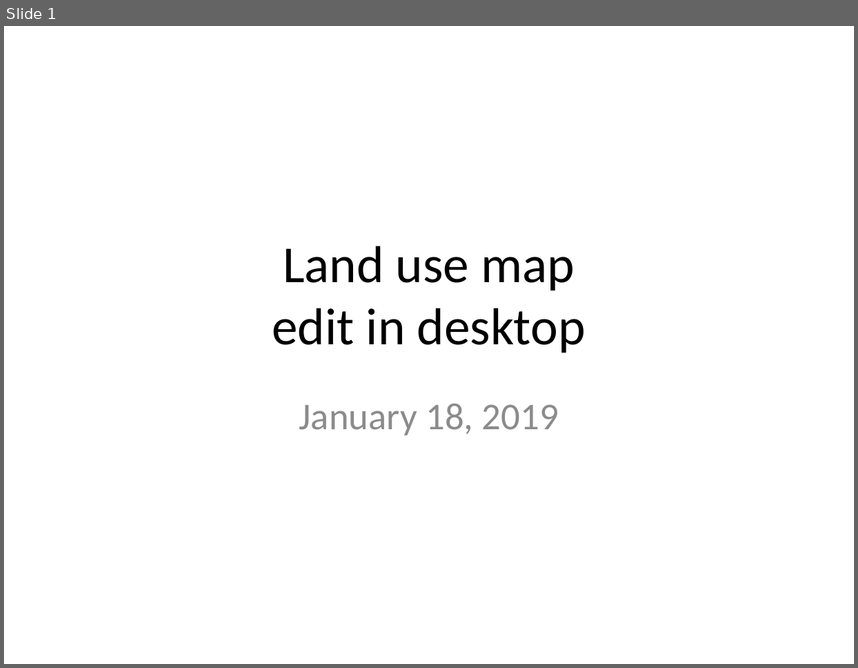
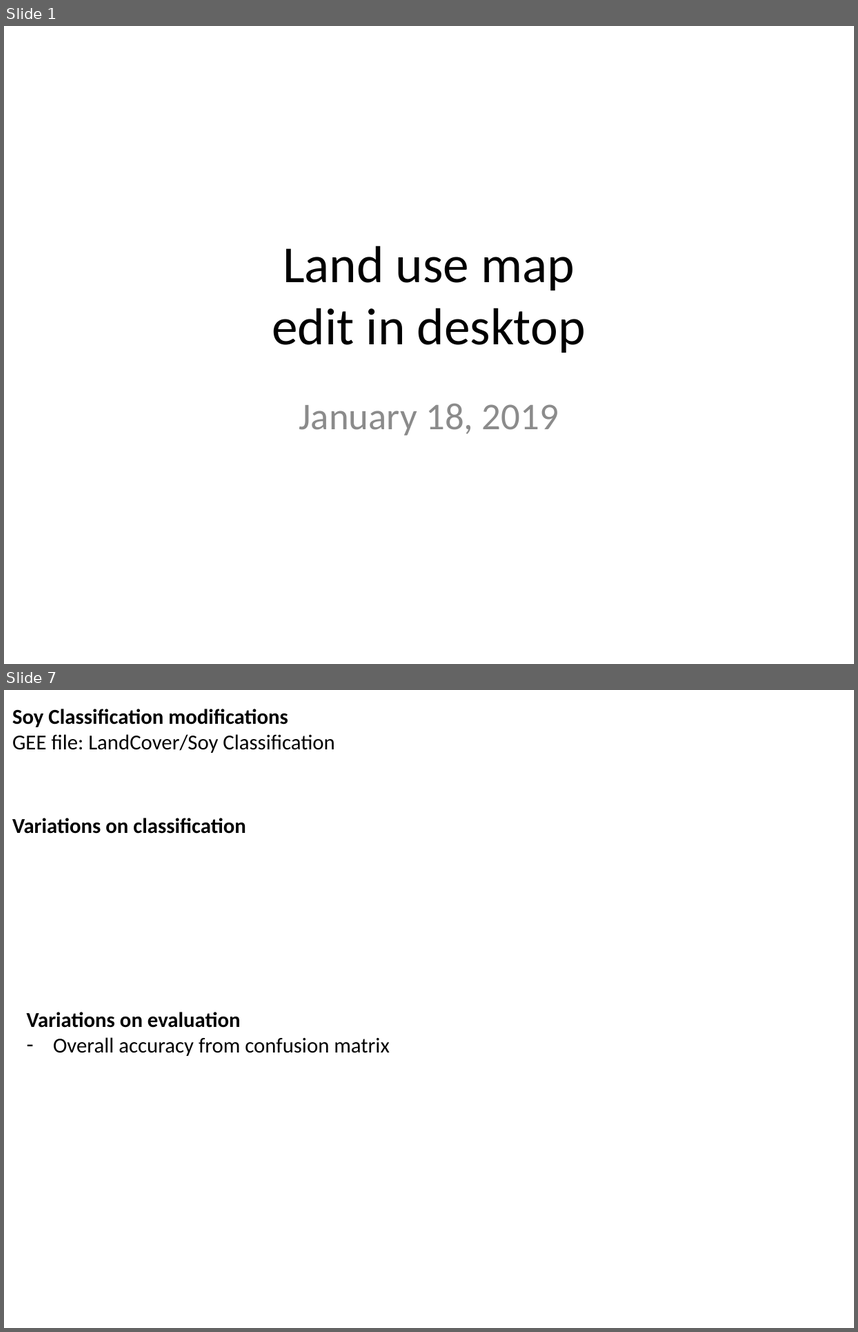
Before and after one commit to minghui-zhang/Meeting, a slide deck: January 19 2019.pptx. Shown one above the other, each under a label of ours: slide 1 before the commit, slides 1 and 7 after it; the slides between them are not shown. The pictures are 858x668 and 858x1332 pixels, drawn with LibreOffice and Linux fonts; fonts in the diff are those of the drawing. Boxes give left, top, right and bottom in pixels: in the first picture for what was removed or moved away, otherwise in the second. Text is boxed around its words. In the diff, an @@ line names an element or a change of style, - is before the commit and + after.

```diff
--- a/January 19 2019.pptx
+++ b/January 19 2019.pptx
@@ slide 7 added at bbox=[4, 690, 854, 1328], background #FFFFFF @@
@@ text added at bbox=[12, 709, 335, 753], 18 pt, text #000000 @@
+Soy Classification modifications
+GEE file: LandCover/Soy Classification
@@ text added at bbox=[12, 818, 245, 834], 18 pt, text #000000, bold @@
+Variations on classification
@@ text added at bbox=[27, 1012, 389, 1056], 18 pt, text #000000 @@
+Variations on evaluation
+– Overall accuracy from confusion matrix
```
Also in this commit, not shown: 4 slides changed, 1 other slide added.
